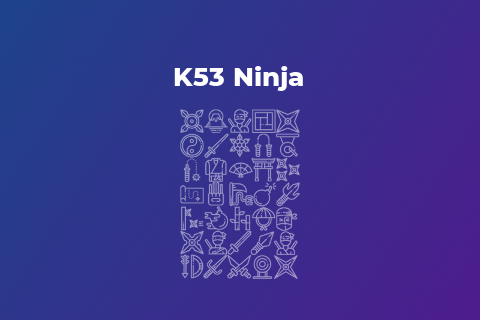
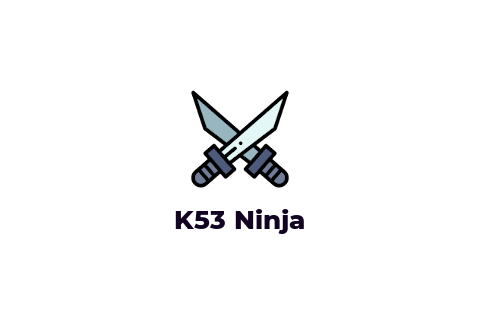
Revision of a layered 480×320 image; what changed, layer by layer:
painted on "K53 Ninja" over [174, 66, 304, 234]
removed layer "IconCollection.png" (was 50%) over [180, 109, 300, 280]
removed layer "1 #1" over [0, 0, 480, 320]
added layer "018-katana-1.svg" above "1" over [190, 90, 290, 188]
added layer "1" over [0, 0, 480, 320]